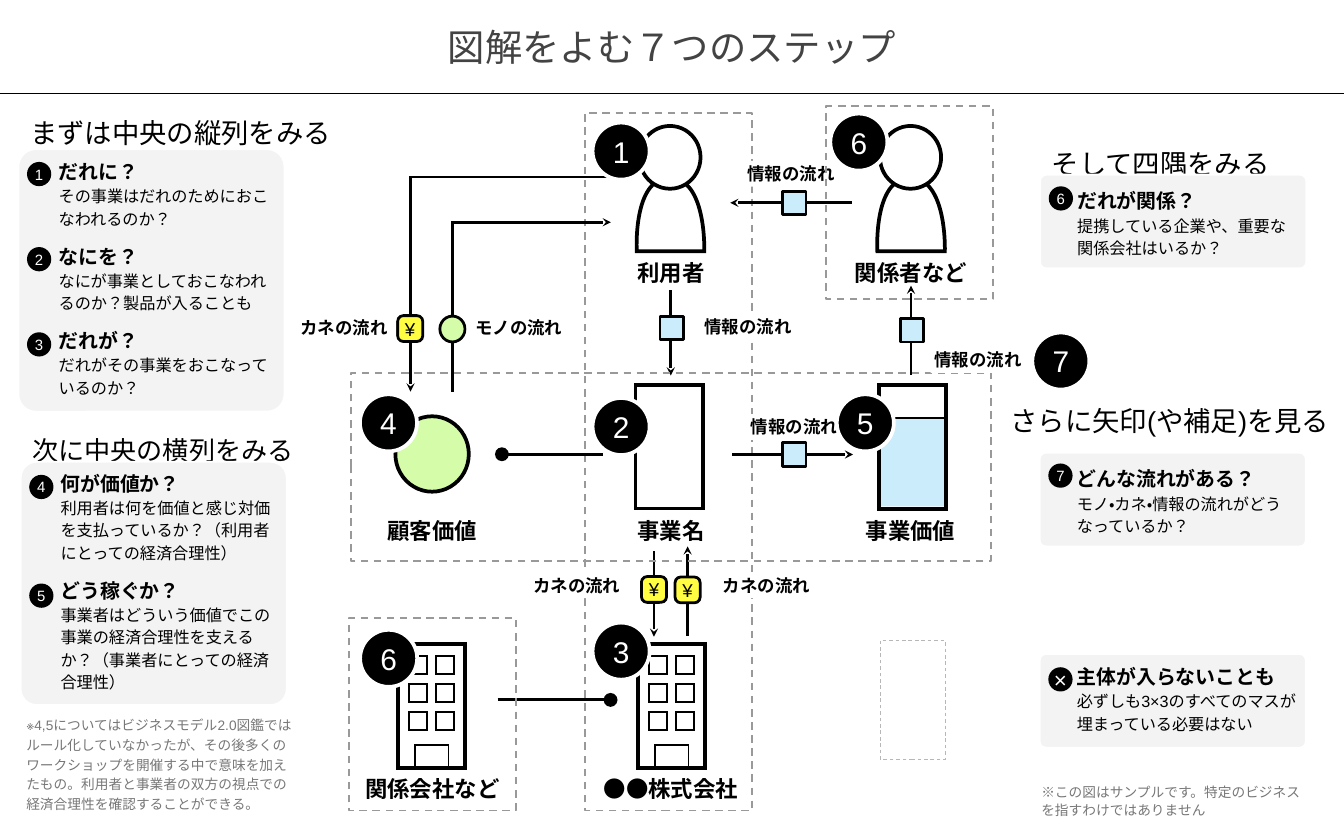
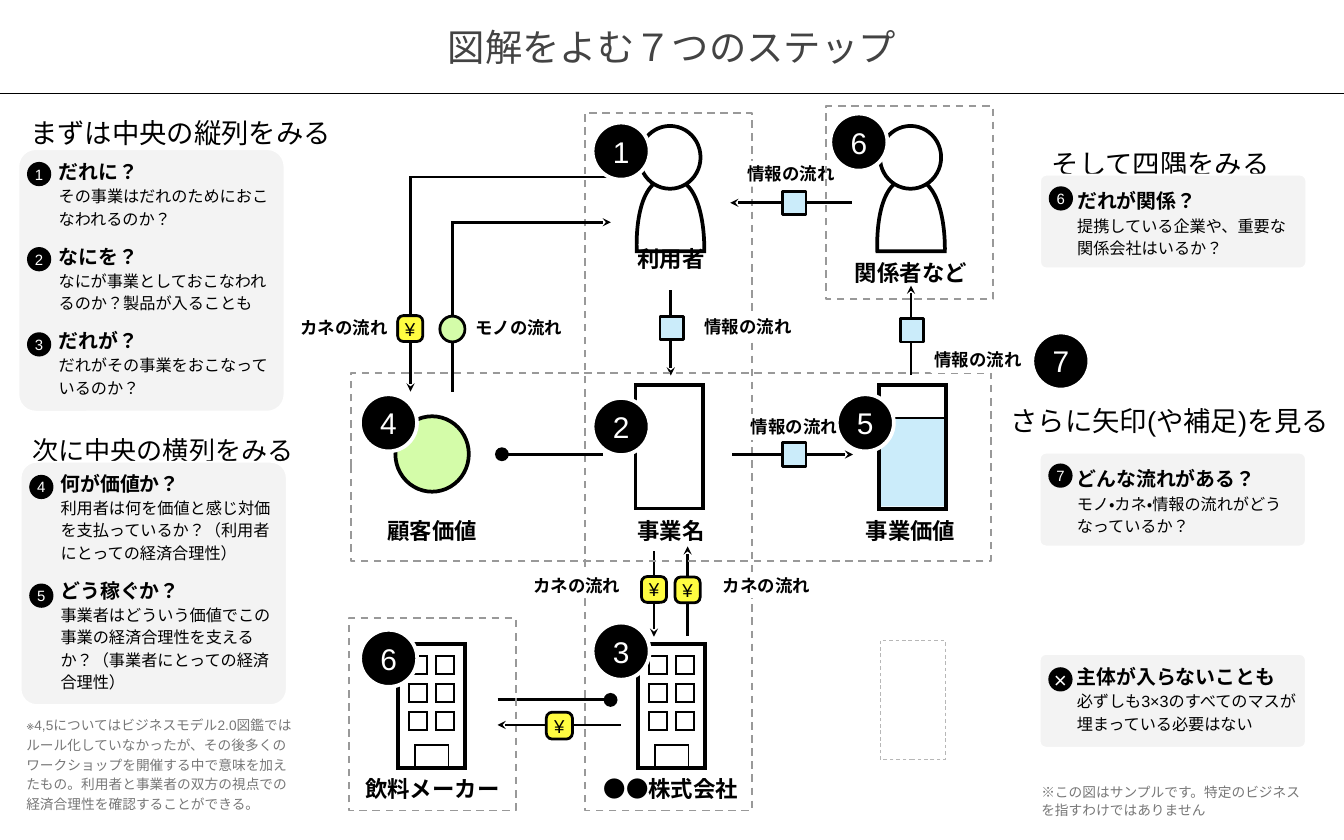
Before and after one commit to Maria-yagi/xbp, a slide deck: slide 8 of de56/files/bizmodeltoolkit_b.pptx. Drawn at 1344x840 pixels with LibreOffice and Linux fonts; fonts in the diff are those of the drawing. Boxes give left, top, right and bottom in pixels: in the first picture for what was removed or moved away, otherwise in the second. Text is boxed around its words. In the diff, an @@ line names an element or a change of style, - is before the commit and + after.

```diff
--- a/de56/files/bizmodeltoolkit_b.pptx
+++ b/de56/files/bizmodeltoolkit_b.pptx
@@ text "利用者" rewrapped from box(637, 262, 704, 283) to box(637, 245, 704, 273) @@
@@ rounded rectangle added at box(547, 712, 573, 739), fill #FFFC41, outline #000000 2.25 pt, 15 pt, text #000000 @@
+¥
@@ arrow added from (621, 725) to (497, 725), #000000 2.25 pt @@
@@ text at box(365, 778, 499, 799): text changed @@
-関係会社など
+飲料メーカー
```
Also in this commit, not shown: 1 other slide changed, 1 other file.
